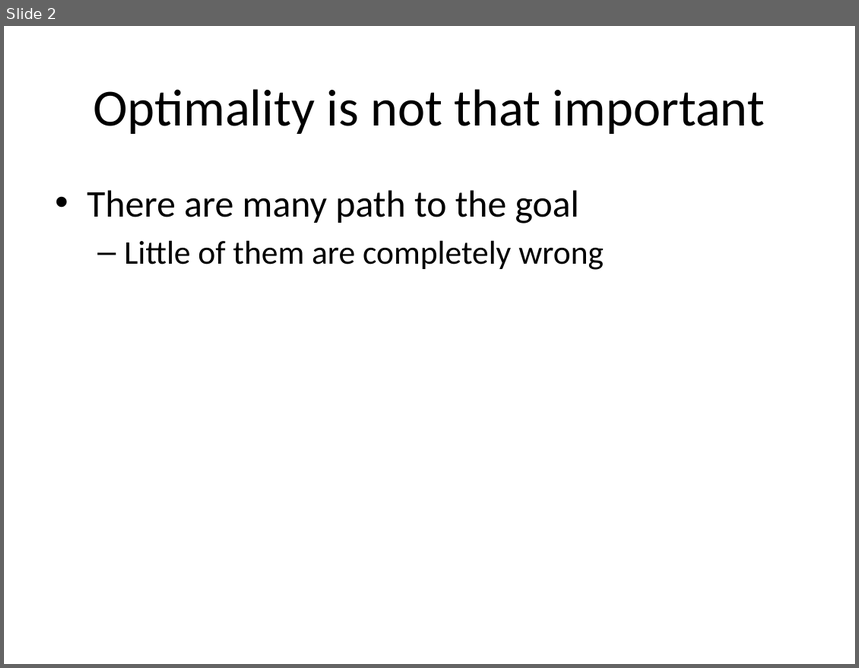
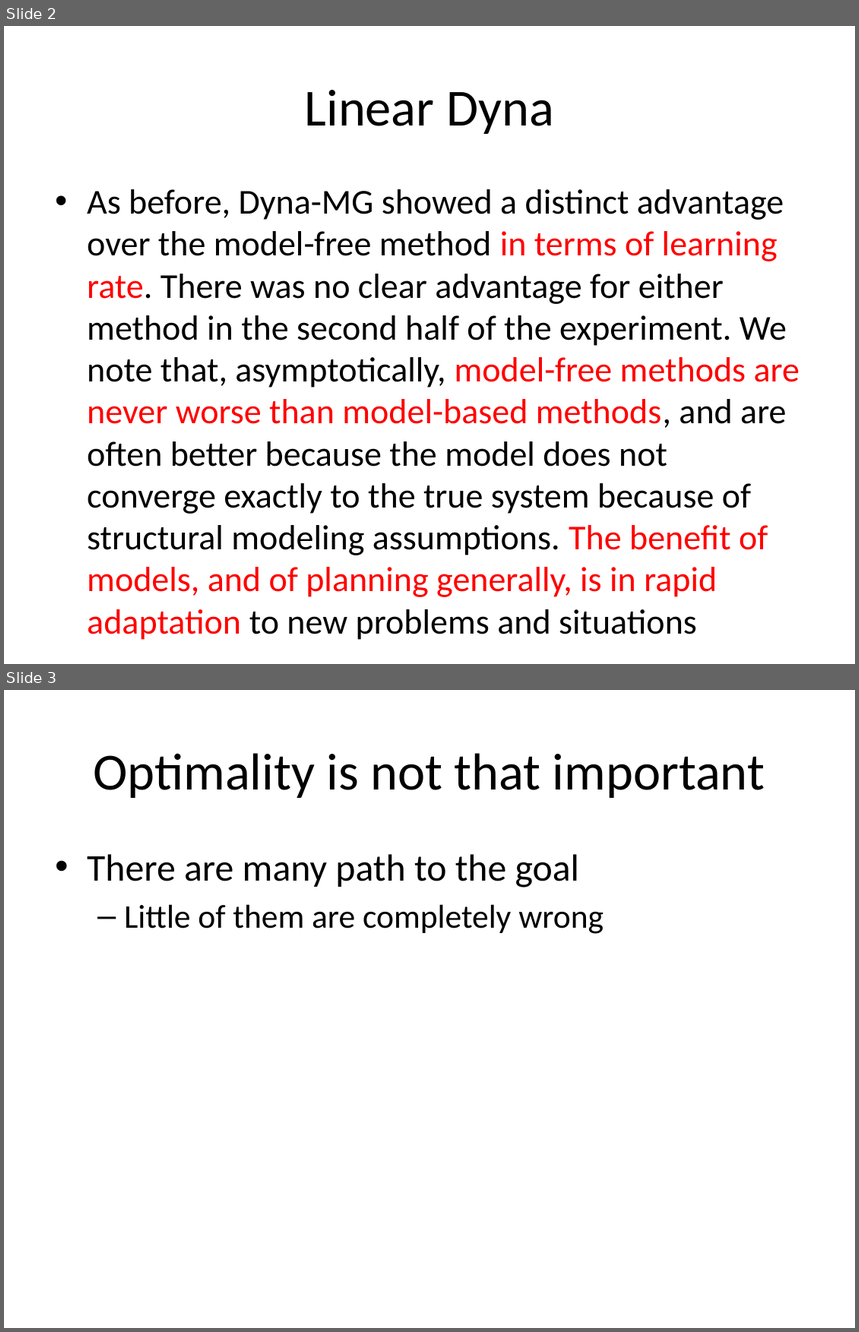
Before and after one commit to lono175/Thesis, a slide deck: OptimalPlanning.pptx. Shown one above the other, each under a label of ours: slide 2 before the commit, slides 2 and 3 after it. The pictures are 859x668 and 859x1332 pixels, drawn with LibreOffice and Linux fonts; fonts in the diff are those of the drawing. Boxes give left, top, right and bottom in pixels: in the first picture for what was removed or moved away, otherwise in the second. Text is boxed around its words. In the diff, an @@ line names an element or a change of style, - is before the commit and + after.

```diff
--- a/OptimalPlanning.pptx
+++ b/OptimalPlanning.pptx
@@ slide 2 added at (x1=4, y1=26, x2=855, y2=664), background #FFFFFF @@
@@ title added at (x1=305, y1=90, x2=554, y2=134), 44 pt, text #000000 @@
+Linear Dyna
@@ text added at (x1=87, y1=189, x2=800, y2=598), 29.6 pt, text #000000 @@
+• As before, Dyna-MG showed a distinct advantage over the model-free method in terms of learning rate. There was no clear advantage for either method in the second half of the experiment. We note that, asymptotically, model-free methods are never worse than model-based methods, and are often better because the model does not converge exactly to the true system because of structural modeling assumptions. The benefit of models, and of planning generally, is in rapid adaptation to new problems and situations
@@ what was slide 2 is now slide 3 @@
```
Also in this commit, not shown: 5 other files.
